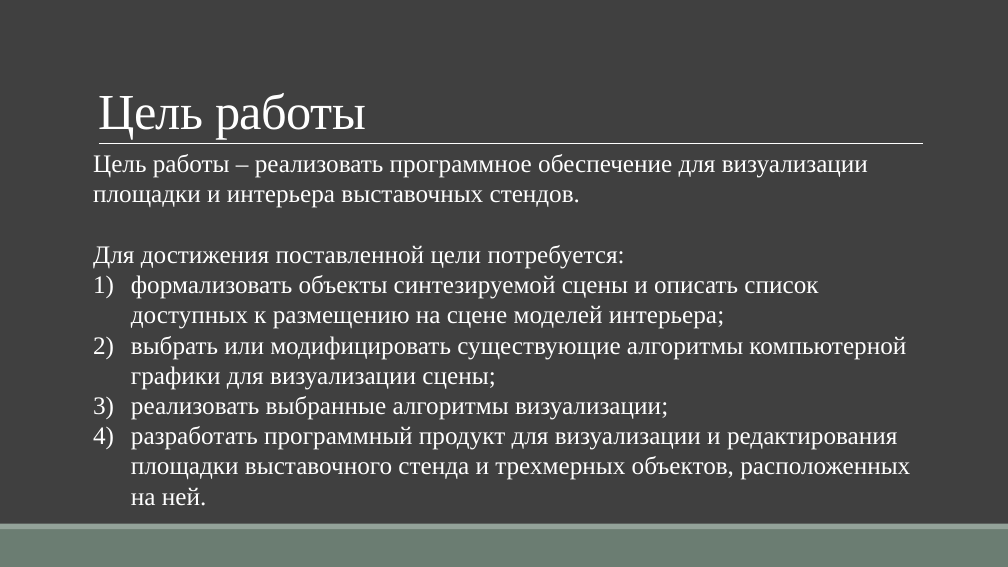
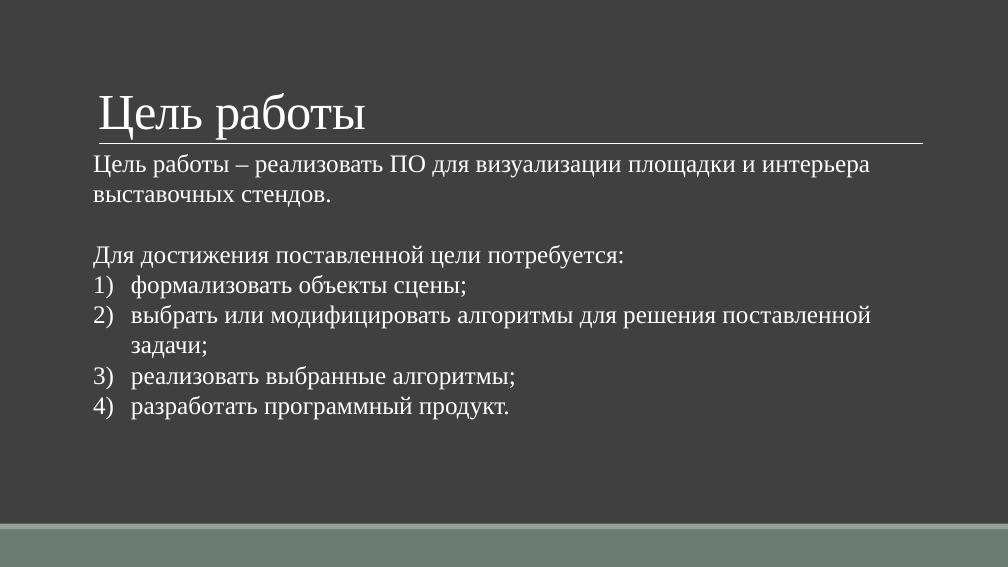
Before and after one commit to TheSawIsTheLaw/ComputerGraphicsCoursework, a slide deck: slide 2 of Presentation/CurseWorkYakuba.pptx. Drawn at 1008x567 pixels with LibreOffice and Linux fonts; fonts in the diff are those of the drawing. Boxes give left, top, right and bottom in pixels: in the first picture for what was removed or moved away, otherwise in the second. Text is boxed around its words. In the diff, an @@ line names an element or a change of style, - is before the commit and + after.

```diff
--- a/Presentation/CurseWorkYakuba.pptx
+++ b/Presentation/CurseWorkYakuba.pptx
@@ text at box(93, 154, 870, 207): text changed @@
-Цель работы – реализовать программное обеспечение для визуализации площадки и интерьера выставочных стендов.
+Цель работы – реализовать ПО для визуализации площадки и интерьера выставочных стендов.
@@ text at box(131, 275, 871, 420): text changed @@
-1) формализовать объекты синтезируемой сцены и описать список доступных к размещению на сцене моделей интерьера;
-2) выбрать или модифицировать существующие алгоритмы компьютерной графики для визуализации сцены;
-3) реализовать выбранные алгоритмы визуализации;
-4) разработать программный продукт для визуализации и редактирования площадки выставочного стенда и трехмерных объектов, расположенных на ней.
+1) формализовать объекты сцены;
+2) выбрать или модифицировать алгоритмы для решения поставленной задачи;
+3) реализовать выбранные алгоритмы;
+4) разработать программный продукт.
```
Also in this commit, not shown: 10 other slides changed, 2 slides added.
